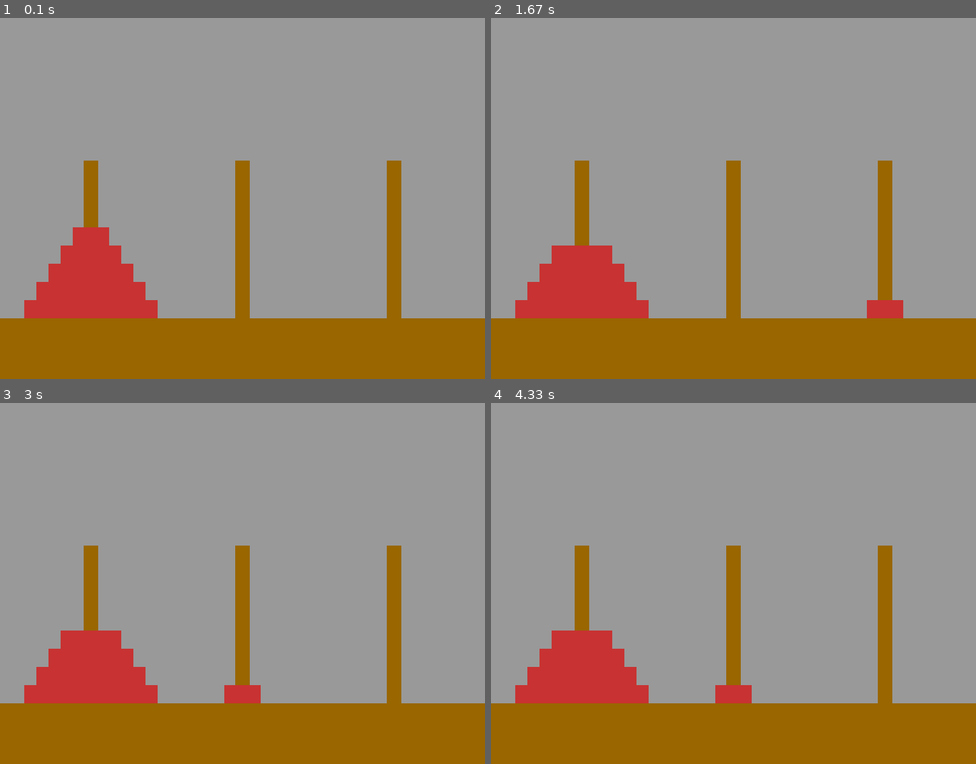
Above: before the commit, frames 1-4 (two rows, left to right).
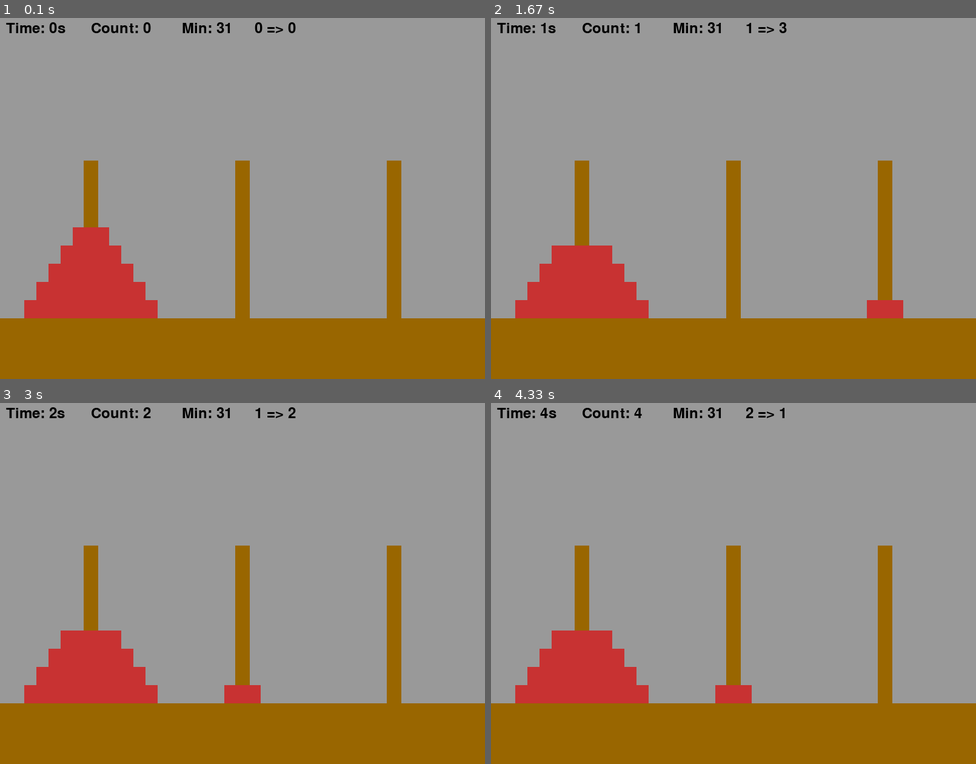
Above: after the commit, the same moments.

Repository: dhrjsfud0522/pygame
Game: pygame game, started from Tower_of_Hanoi.py
Same seed, same stepped clock (60 frames per second), same inputs: the game is played once before the commit and once after it.
Inputs (mouse positions are in pixels of both pictures, inside the frame that each line leads up to):
- Up to frame 1 (0.1 s): no input
- Up to frame 2 (1.67 s): click (733, 198) at 0.38 s; click (617, 198) at 0.72 s; click (912, 324) at 1.05 s
- Up to frame 3 (3 s): click (426, 720) at 2.22 s; click (164, 464) at 2.55 s; click (58, 500) at 2.88 s
- Up to frame 4 (4.33 s): click (835, 518) at 3.22 s; click (840, 493) at 3.55 s; click (597, 623) at 3.88 s; click (660, 688) at 4.22 s

The runs differ from the first frame. In frame 1, 0.6% of the frame differs, in the area x 1-61%, y 1-5%; in frame 2, 0.5%; in frame 3, 0.5%; in frame 4, 0.5%.

Commit message:
커어밋

Diff:
--- a/Tower_of_Hanoi.py
+++ b/Tower_of_Hanoi.py
@@ -18,6 +18,7 @@
 s1 = []
 s2 = []
 s3 = []
+count = 0
 
 
 class Ring():
@@ -35,6 +36,7 @@
         global step
         global choise
         global change
+        global count
         if step == 0:
             if len(l1) != 0:
                 choise = n1
@@ -56,8 +58,7 @@
                     l1.insert(len(l1), l3[-1])
                     del(l3[-1])
             step = 0
-            choise = 0
-            change = 0
+            count += 1
         return(l1, l2, l3)
 
 
@@ -73,6 +74,7 @@
     global step
     global choise
     global change
+    global count
     running = True
     while running:
         ring = Ring()
@@ -87,8 +89,34 @@
                     s2, s1, s3 = change_ring(s2, s1, s3, 2, 1, 3)
                 else:
                     s3, s1, s2 = change_ring(s3, s1, s2, 3, 1, 2)
+        if s3 == [1, 2, 3, 4, 5]:
+            print("clear")
+            print("Time: " + str(time) + "s")
+            print("Count: " + str(count))
+            pygame.quit()
+
+        time = (pygame.time.get_ticks()) // 1000
 
         screen.fill(BACKGROUND)
+
+        font = pygame.font.Font(None, 36)
+        timer_text = "Time: " + str(time) + "s"
+        timer_surface = font.render(timer_text, True, (0, 0, 0))
+        screen.blit(timer_surface, (10 ,10))
+
+        count_text = "Count: " + str(count)
+        count_surface = font.render(count_text, True, (0, 0, 0))
+        screen.blit(count_surface, (150, 10))
+
+        min_text = "Min: " + str(2 ** 5 - 1)
+        min_surface = font.render(min_text, True, (0, 0, 0))
+        screen.blit(min_surface, (300, 10))
+
+        change_text = str(choise) + " => " + str(change)
+        change_surface = font.render(change_text, True, (0, 0, 0))
+        screen.blit(change_surface, (420, 10))
+
+
         pygame.draw.rect(screen, BASE, [0, 500, 800, 600], 0)
         pygame.draw.rect(screen, BASE, [138, 240, 24, 300], 0)
         pygame.draw.rect(screen, BASE, [388, 240, 24, 300], 0)
